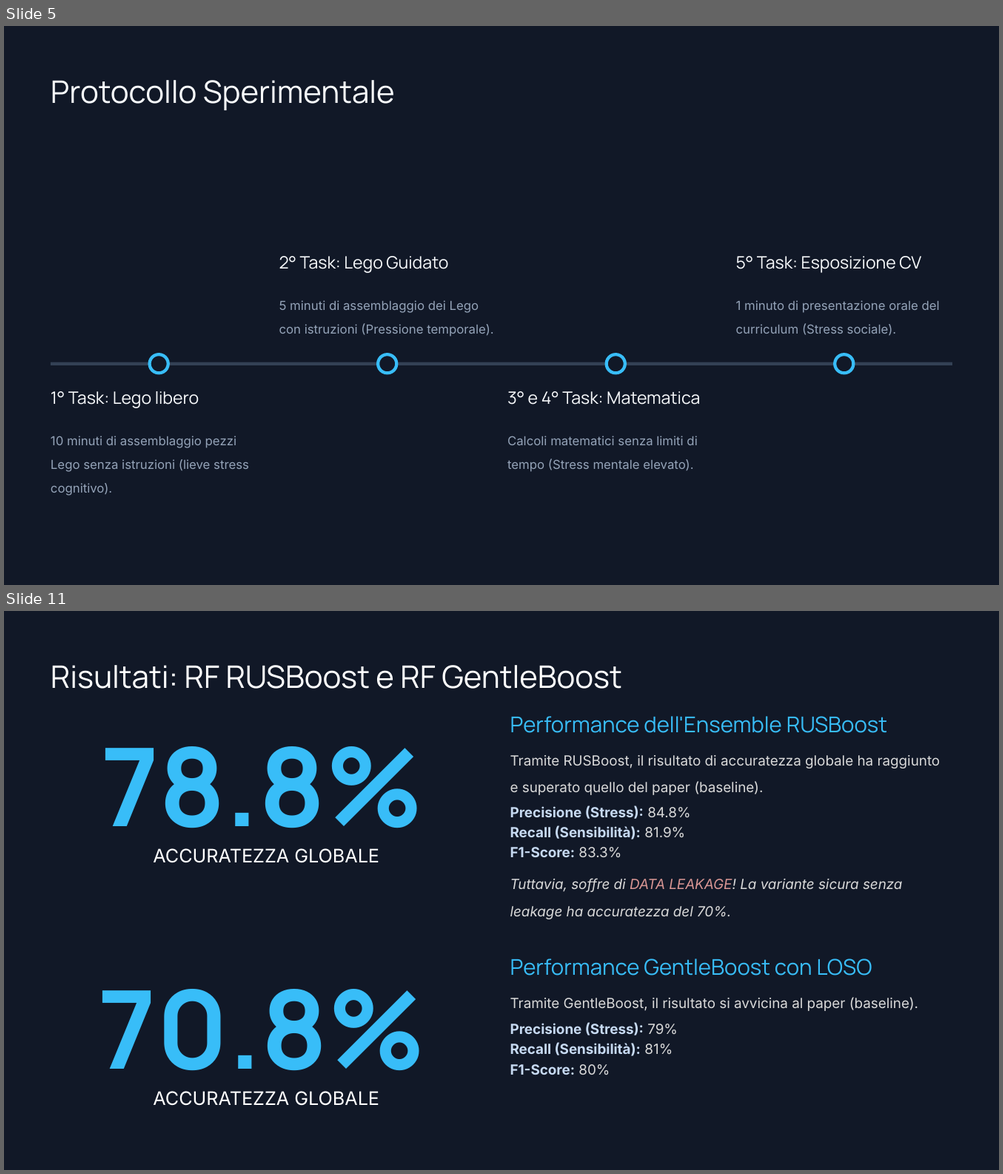
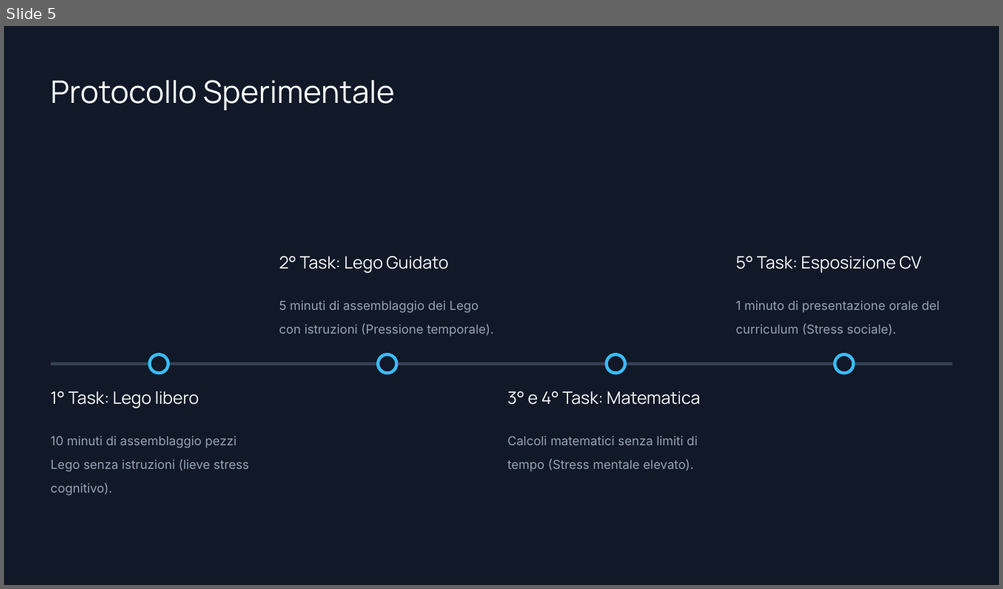
Before and after one commit to GABRYCA/ml-stress-rest, a slide deck: Progetto Interfacce Uomo-Macchina.pptx. Shown one above the other, each under a label of ours: slides 5 and 11 before the commit, slide 5 after it; the slides between them are not shown. The pictures are 1003x1174 and 1003x589 pixels, drawn with LibreOffice and Linux fonts; fonts in the diff are those of the drawing; background and template pictures are left out. Boxes give left, top, right and bottom in pixels: in the first picture for what was removed or moved away, otherwise in the second. Text is boxed around its words. In the diff, an @@ line names an element or a change of style, - is before the commit and + after.

Commit message:
Changelogs: - Aggiunti i file spostati e creati ieri che non erano in staging. - Variante sperimentale, ma ancora con un cattivo recall.

```diff
--- a/Progetto Interfacce Uomo-Macchina.pptx
+++ b/Progetto Interfacce Uomo-Macchina.pptx
@@ slide 11 removed at (4, 611, 999, 1170), background picture (left out) @@
@@ text removed at (51, 665, 622, 689) @@
-Risultati: RF RUSBoost e RF GentleBoost
@@ text removed at (510, 716, 887, 733) @@
-Performance dell'Ensemble RUSBoost
@@ text removed at (101, 746, 423, 855) @@
-78.8%
@@ text removed at (510, 755, 940, 795) @@
-Tramite RUSBoost, il risultato di accuratezza globale ha raggiunto e superato quello del paper (baseline).
@@ text removed at (510, 806, 690, 858) @@
-Precisione (Stress): 84.8%
-Recall (Sensibilità): 81.9%
-F1-Score: 83.3%
@@ text removed at (153, 849, 379, 863) @@
-ACCURATEZZA GLOBALE
@@ text removed at (510, 878, 902, 920) @@
-Tuttavia, soffre di DATA LEAKAGE! La variante sicura senza leakage ha accuratezza del 70%.
@@ text removed at (510, 959, 872, 976) @@
-Performance GentleBoost con LOSO
@@ text removed at (99, 989, 426, 1098) @@
-70.8%
@@ text removed at (510, 997, 918, 1011) @@
-Tramite GentleBoost, il risultato si avvicina al paper (baseline).
@@ text removed at (510, 1022, 677, 1076) @@
-Precisione (Stress): 79%
-Recall (Sensibilità): 81%
-F1-Score: 80%
@@ text removed at (153, 1091, 379, 1106) @@
-ACCURATEZZA GLOBALE
```
Also in this commit, not shown: 6 slides changed, 3 slides added, 7 other slides removed, 6 other files.
